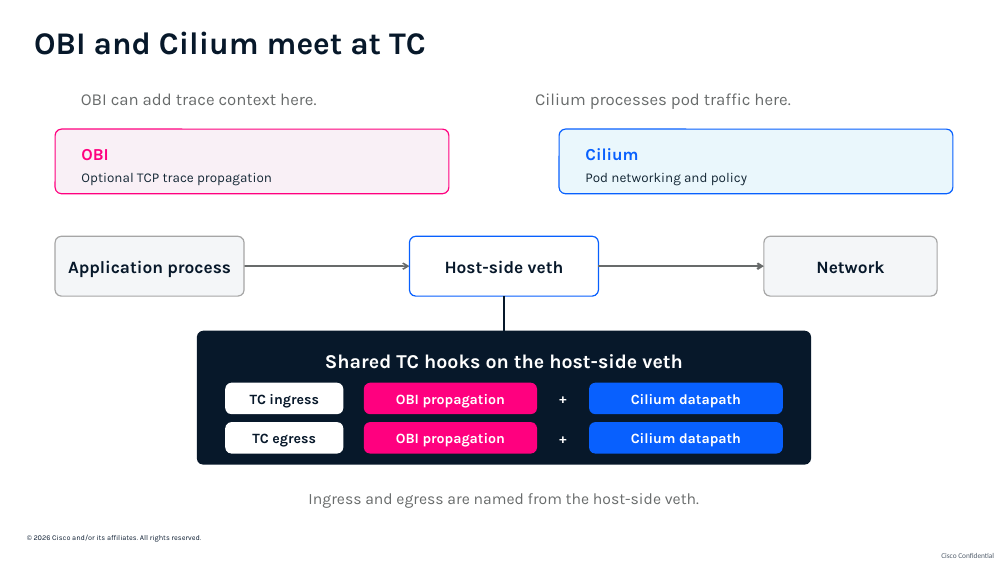
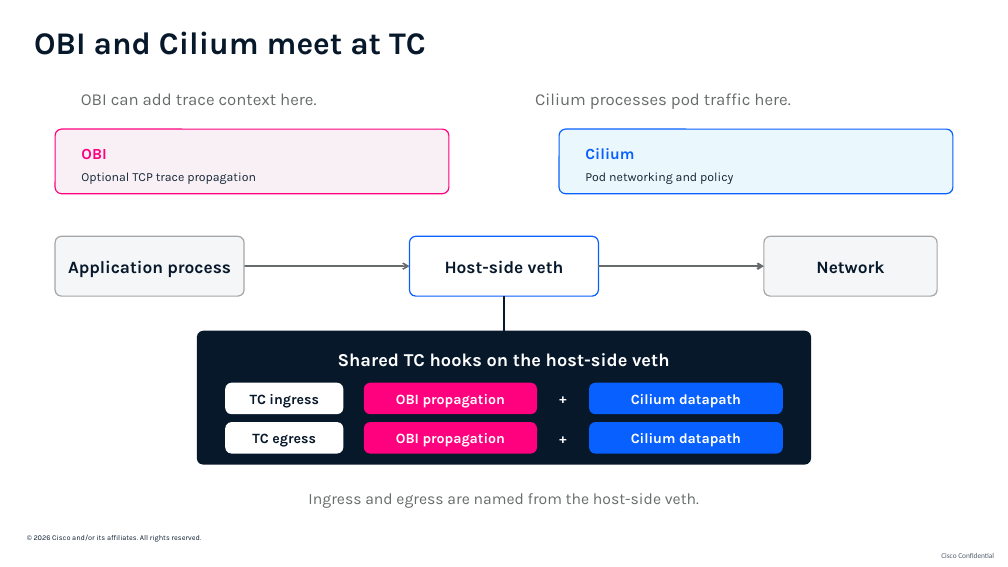
Before and after one commit to ajimenez1503/cilium-obi-demo, a slide deck: slide 8 of slides/cilium-obi-session-deck-latest.pptx. Drawn at 1008x567 pixels with LibreOffice and Linux fonts; fonts in the diff are those of the drawing; background and template pictures are left out. Boxes give left, top, right and bottom in pixels: in the first picture for what was removed or moved away, otherwise in the second. Text is boxed around its words. In the diff, an @@ line names an element or a change of style, - is before the commit and + after.

Commit message:
Refine demo media and OBI network guidance

```diff
--- a/slides/cilium-obi-session-deck-latest.pptx
+++ b/slides/cilium-obi-session-deck-latest.pptx
@@ text "OBI" at (81,148,106,159): size 15.9 to 14.7 pt @@
@@ text "Cilium" at (585,148,634,159): size 15.9 to 14.7 pt @@
@@ text "Optional TCP trace propagation" at (81,172,256,184): size 12.8 to 11.7 pt @@
@@ text "Pod networking and policy" at (585,172,733,184): size 12.8 to 11.7 pt @@
@@ text "Shared TC hooks on the ..." at (338,353,670,367): size 18.8 to 17.3 pt @@
```
Also in this commit, not shown: 8 other slides changed, 2 slides added, 1 slide removed.
